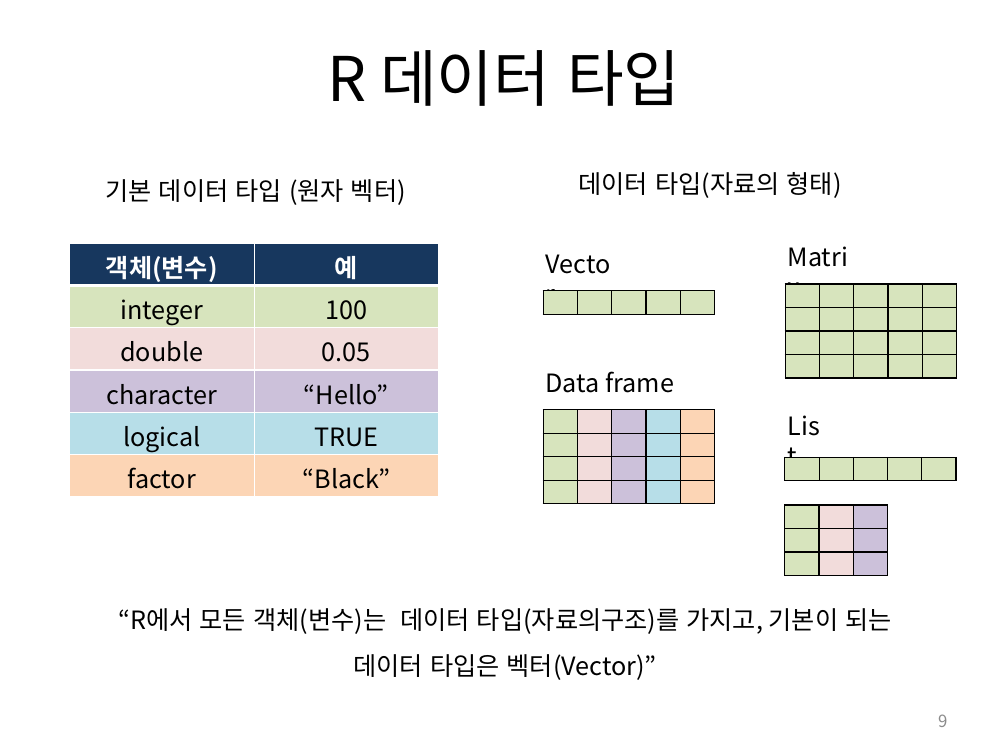
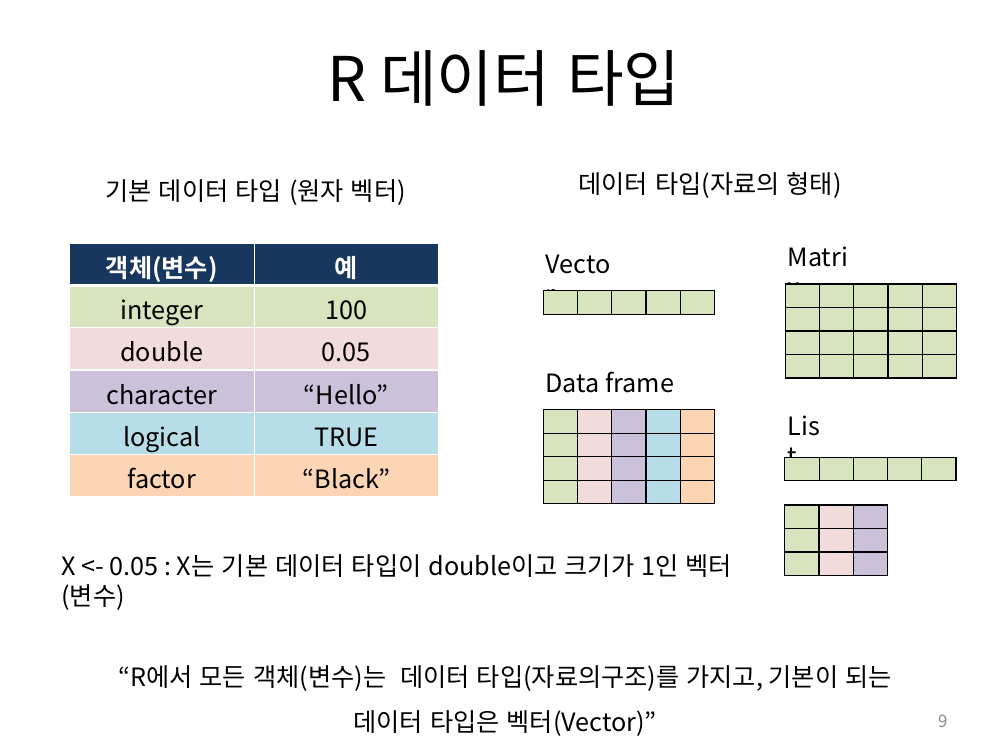
Before and after one commit to dyjin1217/KPU_R_Basic, a slide deck: slide 9 of 산기대_R_강의.pptx. Drawn at 1008x756 pixels with LibreOffice and Linux fonts; fonts in the diff are those of the drawing. Boxes give left, top, right and bottom in pixels: in the first picture for what was removed or moved away, otherwise in the second. Text is boxed around its words. In the diff, an @@ line names an element or a change of style, - is before the commit and + after.

```diff
--- a/산기대_R_강의.pptx
+++ b/산기대_R_강의.pptx
@@ text added at (x1=61, y1=554, x2=732, y2=610), 18 pt, text #000000 @@
+X <- 0.05 : X는 기본 데이터 타입이 double이고 크기가 1인 벡터(변수)
@@ text "“R에서 모든 객체(변수)는 데이터 타입(자료의구조)를 ..." moved from (x1=118, y1=608, x2=891, y2=680) to (x1=118, y1=665, x2=891, y2=736) @@
```
Also in this commit, not shown: 4 other slides changed, 2 other files.
